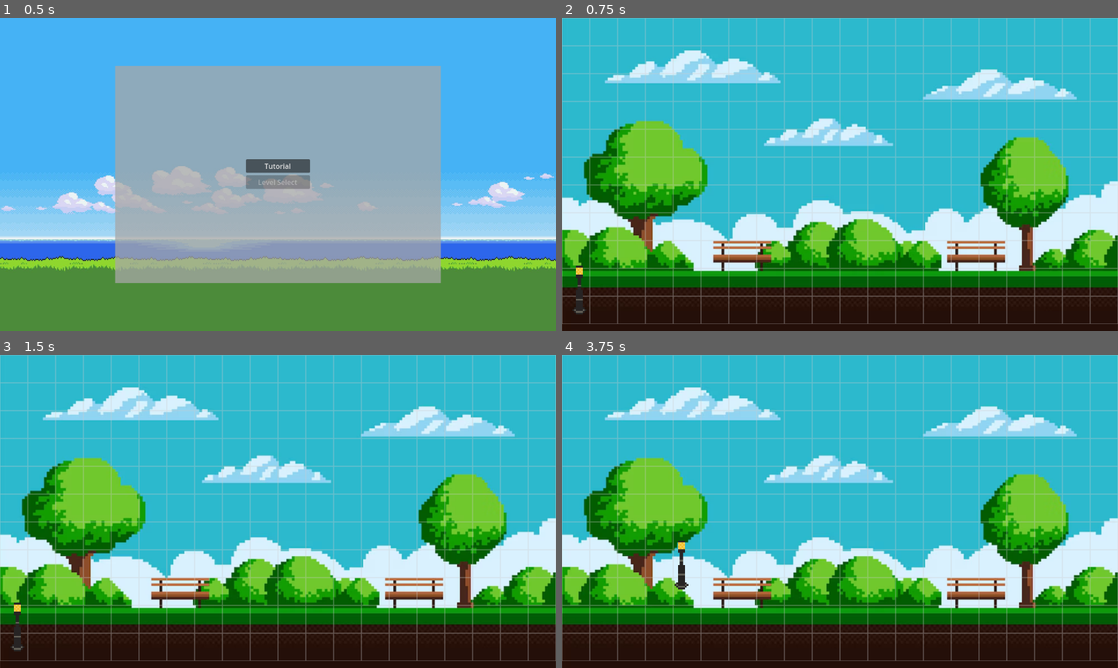
Above: before the commit, frames 1-4 (two rows, left to right).
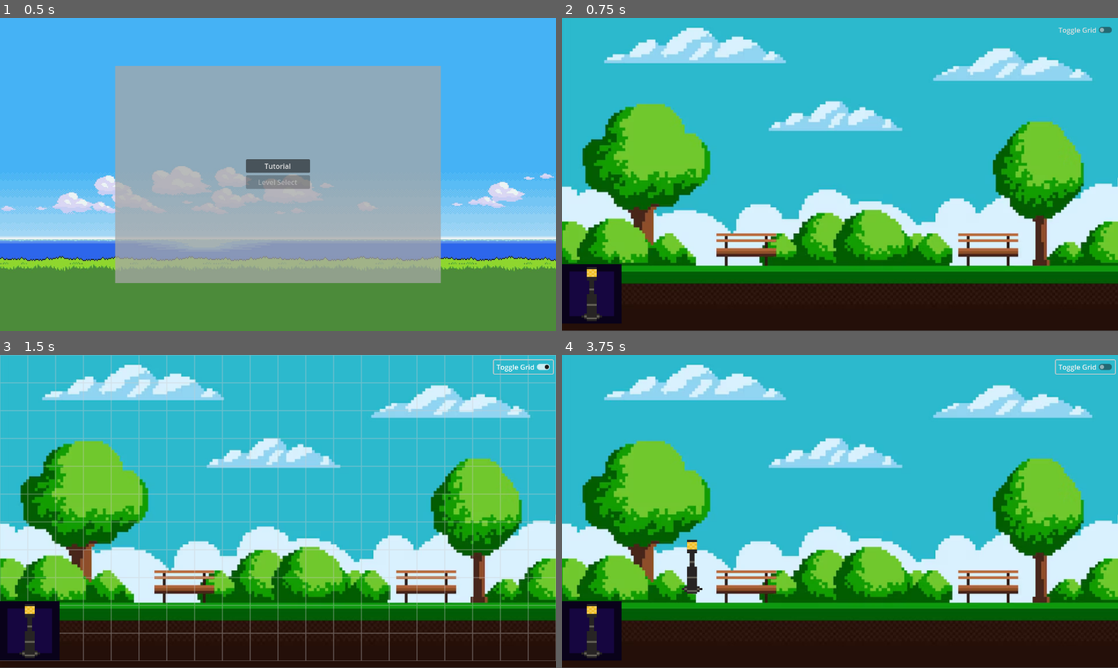
Above: after the commit, the same moments.

Repository: SkinnyJeansPear/PX-Group-2-Repo
Game: Godot game, scene res://Scenes/main_menu.tscn
Same seed, same stepped clock (60 frames per second), same inputs: the game is played once before the commit and once after it.
Inputs (mouse positions are in pixels of both pictures, inside the frame that each line leads up to):
- Up to frame 1 (0.5 s): no input
- Up to frame 2 (0.75 s): click "Tutorial" at 0.5 s
- Up to frame 3 (1.5 s): click (522, 367) at 1.25 s, where only the run after the commit has a clickable "Toggle Grid"
- Up to frame 4 (3.75 s): click (1084, 367) at 2 s, where only the run after the commit has a clickable "Toggle Grid"; click (1084, 367) at 2.75 s, where only the run after the commit has a clickable "Toggle Grid"; tap Enter at 3.5 s; drag from (589, 630) to (895, 442) at 3.52 s

Frame 1 is identical in both runs. In frame 2, 39% of the frame differs, in the area x 0-100%, y 0-100%; in frame 3, 33%; in frame 4, 39%.

Commit message:
Grid toggle
Added option for the user to toggle the grid on and off

Diff:
--- a/Scenes/Levels/Test.tscn
+++ b/Scenes/Levels/Test.tscn
@@ -1,8 +1,10 @@
-[gd_scene load_steps=7 format=4 uid="uid://cglcu0uv4k7rt"]
+[gd_scene load_steps=9 format=4 uid="uid://cglcu0uv4k7rt"]
 
 [ext_resource type="Texture2D" uid="uid://gbsew0ptv8o8" path="res://Assests/pixel-art-game-background-with-trees-ground-grass-sky-clouds-vector-eps-10_148553-749.png" id="1_jrtxw"]
 [ext_resource type="Texture2D" uid="uid://bbsbys4jklfvc" path="res://Assests/Grid.png" id="2_jrtxw"]
-[ext_resource type="Texture2D" uid="uid://by7expje8001j" path="res://Assests/Lamp_Post.png" id="3_1hdcq"]
+[ext_resource type="Script" uid="uid://m7p1cq2v35jx" path="res://Scenes/Levels/button.gd" id="2_lje5a"]
+[ext_resource type="Texture2D" uid="uid://bqeiso0gw3hd" path="res://Assests/lamp.png" id="3_jrtxw"]
+[ext_resource type="Texture2D" uid="uid://c6g7jxggoguoa" path="res://Assests/box.png" id="3_pdb2y"]
 [ext_resource type="Script" uid="uid://df4dud7inlen8" path="res://Scenes/Levels/object.gd" id="4_jrtxw"]
 
 [sub_resource type="TileSetAtlasSource" id="TileSetAtlasSource_pdb2y"]
@@ -16,18 +18,45 @@
 
 [node name="Main" type="Node2D"]
 
+[node name="CanvasLayer" type="CanvasLayer" parent="."]
+
+[node name="DragLayer" type="Control" parent="CanvasLayer"]
+layout_mode = 3
+anchors_preset = 0
+offset_right = 40.0
+offset_bottom = 40.0
+
 [node name="TextureRect" type="TextureRect" parent="."]
 anchors_preset = 15
 anchor_right = 1.0
 anchor_bottom = 1.0
-offset_right = 1280.0
-offset_bottom = 720.0
+offset_left = -5.0
+offset_top = -58.0
+offset_right = 1319.0
+offset_bottom = 719.0
 grow_horizontal = 2
 grow_vertical = 2
 texture = ExtResource("1_jrtxw")
 expand_mode = 1
 
+[node name="Button" type="CheckButton" parent="TextureRect"]
+layout_mode = 1
+anchors_preset = 6
+anchor_left = 1.0
+anchor_top = 0.5
+anchor_right = 1.0
+anchor_bottom = 0.5
+offset_left = -182.0
+offset_top = -318.5
+offset_right = -46.0
+offset_bottom = -287.5
+grow_horizontal = 0
+grow_vertical = 2
+text = "Toggle Grid"
+script = ExtResource("2_lje5a")
+
 [node name="Grid" type="TileMapLayer" parent="."]
+visible = false
 modulate = Color(1, 1, 1, 0.372549)
 tile_map_data = PackedByteArray("AAAAAAAAAAAAAAAAAAAAAAEAAAAAAAAAAAAAAAIAAAAAAAAAAAAAAAMAAAAAAAAAAAAAAAQAAAAAAAAAAAAAAA …(3440 unchanged characters)…
 tile_set = SubResource("TileSet_iwbsa")
@@ -49,12 +78,26 @@
 size_flags_horizontal = 3
 size_flags_vertical = 3
 
-[node name="CanvasLayer" type="CanvasLayer" parent="NavBar/ScrollContainer/HBoxContainer"]
+[node name="TextureRect" type="TextureRect" parent="NavBar/ScrollContainer/HBoxContainer"]
+layout_mode = 2
+texture = ExtResource("3_pdb2y")
+expand_mode = 2
 
-[node name="Object" type="TextureRect" parent="NavBar/ScrollContainer/HBoxContainer/CanvasLayer"]
-offset_top = 566.0
-offset_right = 128.0
-offset_bottom = 694.0
-texture = ExtResource("3_1hdcq")
+[node name="DraggableIcon" type="TextureRect" parent="NavBar/ScrollContainer/HBoxContainer/TextureRect"]
+layout_mode = 1
+anchors_preset = 8
+anchor_left = 0.5
+anchor_top = 0.5
+anchor_right = 0.5
+anchor_bottom = 0.5
+offset_left = -32.5
+offset_top = -63.5
+offset_right = 31.5
+offset_bottom = 64.5
+grow_horizontal = 2
+grow_vertical = 2
+texture = ExtResource("3_jrtxw")
 expand_mode = 1
 script = ExtResource("4_jrtxw")
+
+[connection signal="toggled" from="TextureRect/Button" to="TextureRect/Button" method="_on_toggled"]
--- /dev/null
+++ b/Scenes/Levels/button.gd
@@ -0,0 +1,9 @@
+extends Button
+
+@onready var grid: TileMapLayer = $"../../Grid"
+
+func _on_toggled(button_pressed):
+	if button_pressed == true:
+		grid.visible = true
+	else:
+		grid.visible = false
--- a/Scenes/Levels/object.gd
+++ b/Scenes/Levels/object.gd
@@ -1,42 +1,65 @@
 extends TextureRect
-
-var dragging = false
-var offset = Vector2.ZERO
-
-@onready var tilemap: TileMapLayer = $"../../../../../Grid"
 
 const TILE_SIZE = 64
 const SPRITE_SIZE = 128
 
+var dragging = false
+var drag_sprite: TextureRect = null
+var offset = Vector2.ZERO
+
+@onready var drag_layer: Control = get_tree().get_root().get_node("Main/CanvasLayer/DragLayer")
+@onready var tilemap: TileMapLayer = get_tree().get_root().get_node("Main/Grid")
+@onready var nav_bar: Control = get_tree().get_root().get_node("Main/NavBar")
+
 func _ready():
-	mouse_filter = MOUSE_FILTER_PASS  # So it receives input events
-	z_index = 100
+	mouse_filter = MOUSE_FILTER_PASS
 
 func _gui_input(event):
 	if event is InputEventMouseButton and event.button_index == MOUSE_BUTTON_LEFT:
 		if event.pressed:
-			dragging = true
-			offset = get_global_mouse_position() - global_position
-		else:
-			dragging = false
-			global_position = snap_to_tilemap(get_global_mouse_position())
+			start_drag()
+		elif dragging:
+			end_drag()
 
 func _process(_delta):
-	if dragging:
-		global_position = get_global_mouse_position() - offset
+	if dragging and drag_sprite:
+		drag_sprite.global_position = get_global_mouse_position() - offset
+
+func start_drag():
+	dragging = true
+	drag_sprite = duplicate()
+	drag_sprite.set_script(null)
+	drag_layer.add_child(drag_sprite)
+
+	var sprite_size = drag_sprite.get_size()  # dynamically get size
+	offset = sprite_size / 2
+
+	drag_sprite.global_position = get_global_mouse_position() - offset
+	drag_sprite.z_index = 1000
+
+
+func end_drag():
+	dragging = false
+	if not drag_sprite:
+		return
+
+	if is_over_navbar():
+		drag_sprite.queue_free()
+	else:
+		drag_sprite.global_position = snap_to_tilemap(get_global_mouse_position())
+
+	drag_sprite = null
+
+func is_over_navbar() -> bool:
+	return nav_bar.get_global_rect().has_point(get_global_mouse_position())
 
 func snap_to_tilemap(global_pos: Vector2) -> Vector2:
-	if not tilemap:
-		printerr("TileMap not found!")
-		return global_pos  # fallback to original position
-
 	var local_pos = tilemap.to_local(global_pos)
 	var cell = tilemap.local_to_map(local_pos)
 	var cell_origin = tilemap.map_to_local(cell)
 	var snapped_pos = tilemap.to_global(cell_origin)
 
-	# Offset to center the 128x128 sprite on a 2x2 tile area
-	snapped_pos += Vector2(TILE_SIZE, TILE_SIZE) / 2  # center of tile
-	snapped_pos -= Vector2(SPRITE_SIZE, SPRITE_SIZE) / 2  # center of sprite
+	snapped_pos += Vector2(TILE_SIZE, TILE_SIZE) / 2
+	snapped_pos -= Vector2(SPRITE_SIZE, SPRITE_SIZE) / 2
 
 	return snapped_pos
--- a/Scenes/Tutorial.tscn
+++ /dev/null
@@ -1,3 +0,0 @@
-[gd_scene format=3 uid="uid://bp65q2ivqnaqf"]
-
-[node name="Tutorial" type="Node2D"]
--- a/project.godot
+++ b/project.godot
@@ -19,3 +19,19 @@
 
 window/size/viewport_width=1280
 window/size/viewport_height=720
+
+[global_group]
+
+zone=""
+
+[input]
+
+click={
+"deadzone": 0.2,
+"events": [Object(InputEventMouseButton,"resource_local_to_scene":false,"resource_name":"","device":-1,"window_id":0,"alt_pressed":false,"shift_pressed":false,"ctrl_pressed":false,"meta_pressed":false,"button_mask":0,"position":Vector2(0, 0),"global_position":Vector2(0, 0),"factor":1.0,"button_index":1,"canceled":false,"pressed":false,"double_click":false,"script":null)
+]
+}
+
+[input_devices]
+
+pointing/emulate_touch_from_mouse=true
Binary file removed: Assests/Lamp_Post.png
Binary file added: Assests/box.png
Not shown, changed: Assests/box.png.import
Binary file added: Assests/lamp.png
Not shown, added: Assests/lamp.png.import
Not shown, added: Scenes/Levels/button.gd.uid
Not shown: 1 places in Scenes/main_menu.tscn that only renumber resources
